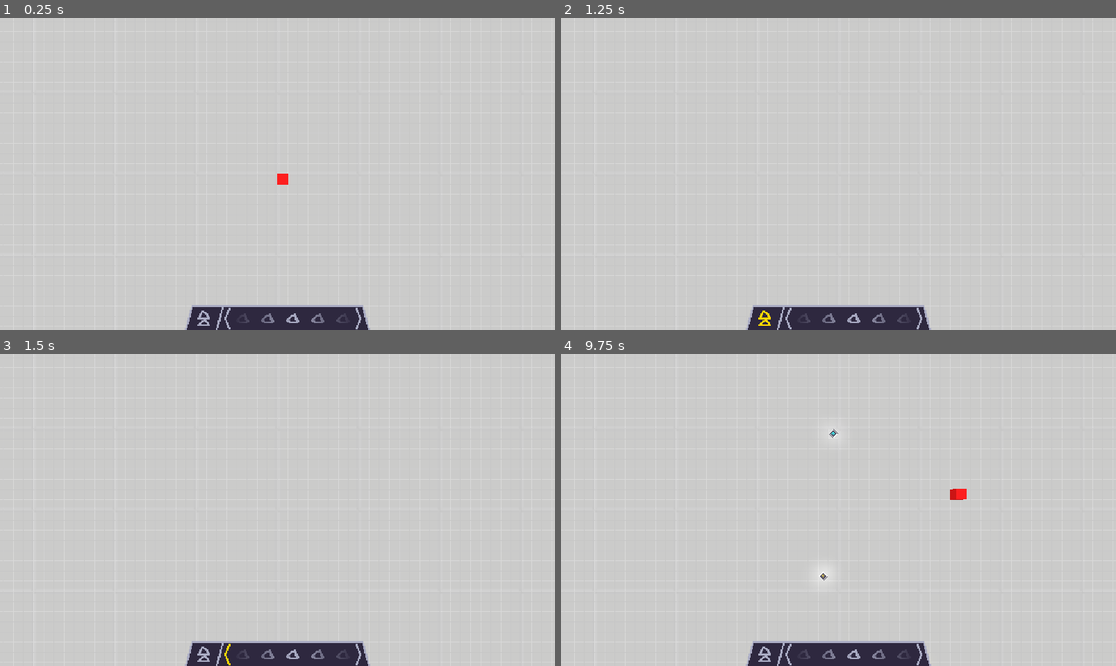
Above: before the commit, frames 1-4 (two rows, left to right).
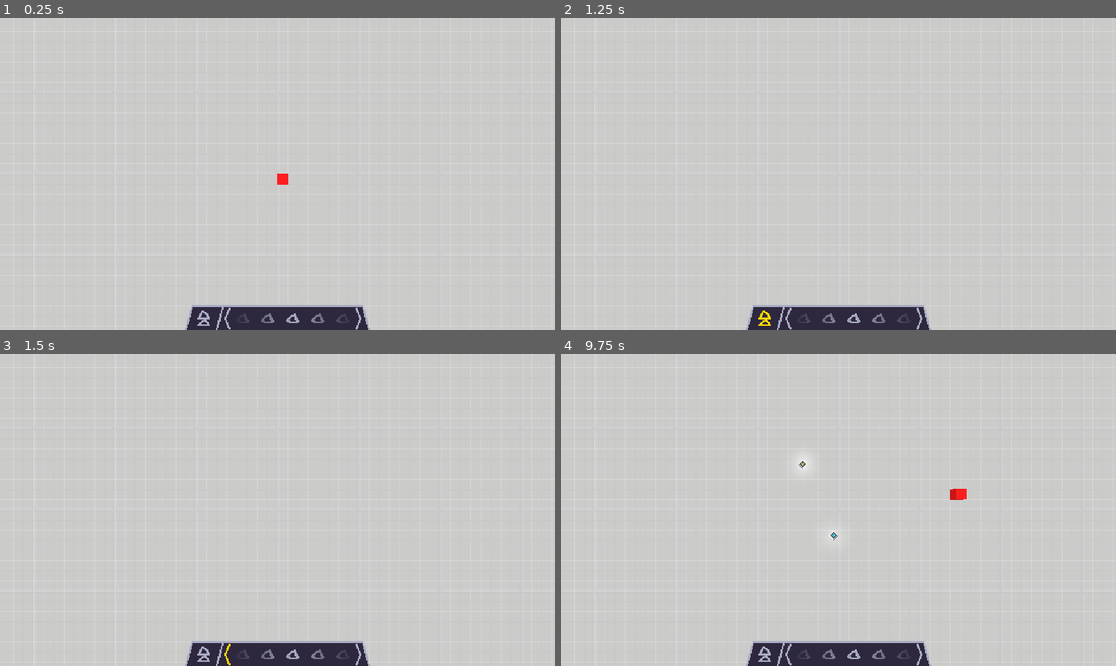
Above: after the commit, the same moments.

Repository: apia46/ThingDeliverer
Game: Godot game, scene res://scenes/game.tscn
Two runs of this game, one before a commit and one after it. Both use one fixed random seed, a clock stepped at 60 frames per second and the inputs below.
Inputs (mouse positions are in pixels of both pictures, inside the frame that each line leads up to):
- Up to frame 1 (0.25 s): no input
- Up to frame 2 (1.25 s): click (766, 317) at 0.5 s
- Up to frame 3 (1.5 s): click (227, 653) at 1.25 s
- Up to frame 4 (9.75 s): click (855, 653) at 2 s; click (921, 653) at 2.75 s; click (766, 653) at 3.5 s; click (788, 653) at 4.25 s; click (855, 653) at 5 s; click (921, 653) at 5.75 s; click (766, 653) at 6.5 s; click (788, 653) at 7.25 s; click (855, 653) at 8 s; click (921, 653) at 8.75 s; tap Enter at 9.5 s; move the mouse to (960, 494) at 9.52 s; tap F at 9.6 s; click (960, 494) at 9.67 s

Frames 1-2 are identical in both runs. In frame 4, 0.2% of the frame differs, in the area x 42-50%, y 24-73%.

Commit message:
paths drawn, though jankily
gjfdfgjhdfhjjh

Diff:
--- a/scenes/entityVisuals/beltCCW.tscn
+++ b/scenes/entityVisuals/beltCCW.tscn
@@ -10,6 +10,7 @@
 texture_filter = 2
 
 [sub_resource type="StandardMaterial3D" id="StandardMaterial3D_mi2a1"]
+resource_local_to_scene = true
 resource_name = "Material.002"
 cull_mode = 2
 albedo_color = Color(0.906332, 0.906332, 0.906332, 1)
@@ -43,6 +44,7 @@
 blend_shape_mode = 0
 
 [sub_resource type="ArrayMesh" id="ArrayMesh_3klop"]
+resource_local_to_scene = true
 resource_name = "belt_Cube_001"
 _surfaces = [{
 "aabb": AABB(-0.53125, -0.5, -0.4375, 0.96875, 0.193598, 0.96875),
@@ -75,3 +77,9 @@
 [node name="beltCCW" type="MeshInstance3D"]
 mesh = SubResource("ArrayMesh_3klop")
 skeleton = NodePath("")
+
+[node name="debugText" type="Label3D" parent="."]
+transform = Transform3D(-4.37114e-08, -1, 1.19249e-08, 0, 1.19249e-08, 1, -1, 4.37114e-08, -5.21253e-16, 0, 0, 0)
+visible = false
+text = "2"
+font_size = 128
--- a/scenes/entityVisuals/beltCW.tscn
+++ b/scenes/entityVisuals/beltCW.tscn
@@ -10,6 +10,7 @@
 texture_filter = 2
 
 [sub_resource type="StandardMaterial3D" id="StandardMaterial3D_g7ofx"]
+resource_local_to_scene = true
 resource_name = "Material.003"
 cull_mode = 2
 albedo_color = Color(0.906332, 0.906332, 0.906332, 1)
@@ -43,6 +44,7 @@
 blend_shape_mode = 0
 
 [sub_resource type="ArrayMesh" id="ArrayMesh_5dldg"]
+resource_local_to_scene = true
 resource_name = "belt_Cube_003"
 _surfaces = [{
 "aabb": AABB(-0.53125, -0.5, -0.53125, 0.96875, 0.193598, 0.96875),
@@ -75,3 +77,9 @@
 [node name="beltCW" type="MeshInstance3D"]
 mesh = SubResource("ArrayMesh_5dldg")
 skeleton = NodePath("")
+
+[node name="debugText" type="Label3D" parent="."]
+transform = Transform3D(-4.37114e-08, -1, 1.19249e-08, 0, 1.19249e-08, 1, -1, 4.37114e-08, -5.21253e-16, 0, 0, 0)
+visible = false
+text = "2"
+font_size = 128
--- a/scenes/entityVisuals/beltStraight.tscn
+++ b/scenes/entityVisuals/beltStraight.tscn
@@ -10,6 +10,7 @@
 texture_filter = 2
 
 [sub_resource type="StandardMaterial3D" id="StandardMaterial3D_123is"]
+resource_local_to_scene = true
 resource_name = "Material.004"
 cull_mode = 2
 albedo_color = Color(0.906332, 0.906332, 0.906332, 1)
@@ -43,6 +44,7 @@
 blend_shape_mode = 0
 
 [sub_resource type="ArrayMesh" id="ArrayMesh_vr4mt"]
+resource_local_to_scene = true
 resource_name = "belt_Cube_002"
 _surfaces = [{
 "aabb": AABB(-0.53125, -0.5, -0.4375, 1.0625, 0.193598, 0.875),
@@ -72,6 +74,12 @@
 blend_shape_mode = 0
 shadow_mesh = SubResource("ArrayMesh_m0dgb")
 
-[node name="mesh" type="MeshInstance3D"]
+[node name="beltStraight" type="MeshInstance3D"]
 mesh = SubResource("ArrayMesh_vr4mt")
 skeleton = NodePath("")
+
+[node name="debugText" type="Label3D" parent="."]
+transform = Transform3D(-4.37114e-08, -1, 1.19249e-08, 0, 1.19249e-08, 1, -1, 4.37114e-08, -5.21253e-16, 0, 0, 0)
+visible = false
+text = "2"
+font_size = 128
--- a/scripts/chunk.gd
+++ b/scripts/chunk.gd
@@ -29,7 +29,7 @@
 
 func removeEntity(pos:Vector2i, authority:=false) -> Entity:
 	var entity:Entity = entities.get(pos)
-	if authority or entity is not PopupThing and entities.erase(pos):
-		entity.unloadVisuals()
+	if authority or entity is not InputOutput and entities.erase(pos):
+		entity.delete()
 		return entity
 	return null
--- a/scripts/entities/belt.gd
+++ b/scripts/entities/belt.gd
@@ -5,28 +5,92 @@
 const BELT_CCW:PackedScene = preload("res://scenes/entityVisuals/beltCCW.tscn")
 const BELT_CW:PackedScene = preload("res://scenes/entityVisuals/beltCW.tscn")
 
-const YELLOW = Color(0xFFD800FF)
+const DEACTIVATED_COLOR = Color(0x0D063AFF)
+const ACTIVATED_COLOR = Color(0xFFD800FF)
+
+var pathPoint:PathPoint
+
+var currentlyDisplayedPreviousDirection:U.ROTATIONS
+var previousDirection:U.ROTATIONS
 
 func ready(visible) -> void:
 	super(visible)
+	checkPrevious(true)
 
-func loadVisuals(recurse:=true) -> void:
-	if visualInstance: visualInstance.queue_free()
-	if facingThis(getEntityRelative(U.rotate(Vector2i(-1,0), rotation), true)):
-		visualInstance = BELT_CCW.instantiate()
-	elif facingThis(getEntityRelative(U.rotate(Vector2i(1,0), rotation), true)):
-		visualInstance = BELT_CW.instantiate()
-	else: visualInstance = BELT_STRAIGHT.instantiate()
-	visualInstance.get_active_material(1).albedo_color = YELLOW
-	visualInstance.get_active_material(1).emission = YELLOW
-	if recurse: updateEntityVisuals(getEntityRelative(U.rotate(Vector2i(0,-1), rotation), true))
+func checkPrevious(isNew:bool=false) -> void:
+	var previousEntity:Entity = facingThis(getEntityRelative(U.rotate(Vector2i(-1,0), rotation), true))
+	previousDirection = U.ROTATIONS.LEFT
+	if !previousEntity:
+		previousEntity = facingThis(getEntityRelative(U.rotate(Vector2i(1,0), rotation), true))
+		previousDirection = U.ROTATIONS.RIGHT
+	if !previousEntity:
+		previousEntity = facingThis(getEntityRelative(U.rotate(Vector2i(0,1), rotation), true))
+		previousDirection = U.ROTATIONS.DOWN
+
+	if previousEntity:
+		var previousPathPoint:PathPoint = previousEntity.getPathPoint(positionAbsolute())
+		if previousPathPoint:
+			if pathPoint and pathPoint.isBefore(previousPathPoint): # path cuts itself off
+				pathPoint = null
+				updateNext()
+			elif !pathPoint or !pathPoint.isDirectlyAfter(previousPathPoint): # no updates needed if so
+				pathPoint = previousPathPoint.generateNext(previousEntity)
+				updateNext()
+		else:
+			if pathPoint:
+				pathPoint = null
+				updateNext()
+			else:
+				pathPoint = null
+				if isNew: updateNext()
+	else:
+		if pathPoint:
+			pathPoint = null
+			updateNext()
+		else:
+			pathPoint = null
+			if isNew: updateNext()
+
+	loadVisuals()
+
+# direction changes
+func loadVisuals() -> void:
+	#print(str(!visualInstance) + str(currentlyDisplayedPreviousDirection) + str(previousDirection))
+	var changingInstance:bool = !visualInstance or currentlyDisplayedPreviousDirection != previousDirection
+	if changingInstance:
+		if visualInstance: visualInstance.queue_free()
+		match previousDirection:
+			U.ROTATIONS.LEFT:
+				visualInstance = BELT_CCW.instantiate()
+			U.ROTATIONS.RIGHT:
+				visualInstance = BELT_CW.instantiate()
+			_:
+				visualInstance = BELT_STRAIGHT.instantiate()
+
+	if pathPoint and pathPoint.complete:
+		visualInstance.get_active_material(1).albedo_color = ACTIVATED_COLOR
+		visualInstance.get_active_material(1).emission = ACTIVATED_COLOR
+	else:
+		visualInstance.get_active_material(1).albedo_color = DEACTIVATED_COLOR
+		visualInstance.get_active_material(1).emission = DEACTIVATED_COLOR
+
+	if game.isDebug:
+		visualInstance.get_node("debugText").visible = !!pathPoint
+		if pathPoint: visualInstance.get_node("debugText").text = str(pathPoint.path) + "-" + str(pathPoint.point)
+
+	if changingInstance: super()
+	currentlyDisplayedPreviousDirection = previousDirection
+
+func delete() -> void:
+	if pathPoint: pathPoint.previousEntity.getPathPoint(positionAbsolute()).pathUncomplete(pathPoint.previousEntity)
+	updateNext()
 	super()
 
-func unloadVisuals() -> void:
-	updateEntityVisuals(getEntityRelative(U.rotate(Vector2i(0,-1), rotation), true))
-	super()
+func facingThis(entity:Entity) -> Entity: # TODO:refactor
+	if !entity: return null
+	scene.newDebugVisual(entity.positionAbsolute() + U.rotate(Vector2i(0,-1), entity.rotation), Color(0, 1, 0.4))
+	return entity if entity.positionAbsolute() + U.rotate(Vector2i(0,-1), entity.rotation) == positionAbsolute() and entity is Belt or entity is Inputter else null
 
-func facingThis(entity:Entity) -> bool:
-	if !entity: return false
-	scene.newDebugVisual(entity.positionAbsolute() + U.rotate(Vector2i(0,-1), entity.rotation), Color(0, 1, 0.4))
-	return entity.positionAbsolute() + U.rotate(Vector2i(0,-1), entity.rotation) == positionAbsolute() and entity is Belt or entity is Inputter
+func updateNext():
+	var next:Entity = getEntityRelative(U.rotate(Vector2i(0,-1), rotation), true)
+	if next is Belt or next is Outputter: next.checkPrevious()
--- a/scripts/entities/entity.gd
+++ b/scripts/entities/entity.gd
@@ -19,7 +19,10 @@
 func ready(visible:bool) -> void:
 	if visible: loadVisuals()
 
-func loadVisuals(_recurse:=true) -> void:
+func delete() -> void:
+	unloadVisuals()
+
+func loadVisuals() -> void:
 	if visualInstance:
 		visualInstance.position = U.fxz(position) + U.v3(0.5)
 		visualInstance.rotation.y = U.rotToRad(rotation)
@@ -37,4 +40,6 @@
 
 func positionAbsolute() -> Vector2i: return position + chunk.chunkPos*Scene.CHUNK_SIZE
 
-static func updateEntityVisuals(entity:Entity) -> void: if entity: entity.loadVisuals(false)
+static func updateEntityVisuals(entity:Entity) -> void: if entity: entity.loadVisuals()
+
+func getPathPoint(_pos:Vector2i) -> PathPoint: return self.pathPoint # jank
--- a/scripts/entities/popupThing.gd
+++ b/scripts/entities/inputOutput.gd
@@ -1,5 +1,7 @@
 extends Entity
-class_name PopupThing
+class_name InputOutput
+
+var pathPoint:PathPoint
 
 func ready(visible:bool) -> void:
 	game.addRunningTimer(1, setHeight)
--- a/scripts/entities/inputter.gd
+++ b/scripts/entities/inputter.gd
@@ -1,7 +1,7 @@
-extends PopupThing
+extends InputOutput
 class_name Inputter
 
-func loadVisuals(_recurse:=true):
+func loadVisuals():
 	if visualInstance: visualInstance.queue_free()
 	visualInstance = preload("res://scenes/entityVisuals/input.tscn").instantiate()
 	super()
--- a/scripts/entities/outputter.gd
+++ b/scripts/entities/outputter.gd
@@ -1,7 +1,21 @@
-extends PopupThing
+extends InputOutput
 class_name Outputter
 
-func loadVisuals(_recurse:=true):
+func loadVisuals():
 	if visualInstance: visualInstance.queue_free()
 	visualInstance = preload("res://scenes/entityVisuals/output.tscn").instantiate()
 	super()
+
+func checkPrevious():
+	var previousEntity:Entity = facingThis(getEntityRelative(U.rotate(Vector2i(0,-1), rotation), true))
+	if previousEntity:
+		var previousPathPoint:PathPoint = previousEntity.getPathPoint(positionAbsolute())
+		if previousPathPoint and pathPoint.isDirectlyAfter(previousPathPoint):
+			pathPoint.previousEntity = previousEntity
+			pathPoint.pathComplete(self)
+
+
+func facingThis(entity:Entity) -> Entity: # TODO:refactor
+	if !entity: return null
+	scene.newDebugVisual(entity.positionAbsolute() + U.rotate(Vector2i(0,-1), entity.rotation), Color(0, 1, 0.4))
+	return entity if entity.positionAbsolute() + U.rotate(Vector2i(0,-1), entity.rotation) == positionAbsolute() and entity is Belt or entity is Inputter else null
--- a/scripts/game.gd
+++ b/scripts/game.gd
@@ -12,6 +12,10 @@
 var currentRotation:U.ROTATIONS = U.ROTATIONS.UP
 
 var timers:Array[Timer] = []
+
+var paths:int = 0
+
+var isDebug:bool = false
 
 func _ready() -> void:
 	updateCamera()
@@ -35,7 +39,7 @@
 			$"camera".position -= U.fxz(event.relative) * intendedCameraHeight * 0.00237
 			updateCamera()
 		elif Input.is_mouse_button_pressed(MOUSE_BUTTON_LEFT):
-			placeEntity(Belt, cursorPosition)
+			placeEntity(Belt, cursorPosition, currentRotation)
 		elif Input.is_mouse_button_pressed(MOUSE_BUTTON_RIGHT):
 			deleteEntity()
 	elif event is InputEventMouseButton:
@@ -51,7 +55,7 @@
 						upperCameraHeight *= 1.25
 						updateCamera()
 				MOUSE_BUTTON_LEFT:
-					placeEntity(Belt, cursorPosition)
+					placeEntity(Belt, cursorPosition, currentRotation)
 				MOUSE_BUTTON_RIGHT:
 					deleteEntity()
 	elif event is InputEventKey:
@@ -60,6 +64,7 @@
 				KEY_E: currentRotation = U.r90(currentRotation)
 				KEY_Q: currentRotation = U.r270(currentRotation)
 				KEY_F: newInputOutputs()
+				KEY_F3: isDebug = !isDebug
 
 func updateCamera() -> void:
 	var intendedEffectiveScreenSize:Vector2 = Vector2(upperCameraHeight * 2.728273735, upperCameraHeight * 1.534653976)
@@ -77,19 +82,24 @@
 func getEntity(pos:Vector2i) -> Entity:
 	return $"scene".getChunk(floor(Vector2(pos) / Scene.CHUNK_SIZE)).entities.get(U.v2iposmod(pos, Scene.CHUNK_SIZE))
 
-func placeEntity(type:Variant, pos:Vector2i, authority:=false) -> void:
-	$"scene".getChunk(floor(Vector2(pos) / Scene.CHUNK_SIZE)).newEntity(type, U.v2iposmod(pos, Scene.CHUNK_SIZE), currentRotation, authority)
+func placeEntity(type:Variant, pos:Vector2i, rot:U.ROTATIONS, authority:=false) -> Entity:
+	return $"scene".getChunk(floor(Vector2(pos) / Scene.CHUNK_SIZE)).newEntity(type, U.v2iposmod(pos, Scene.CHUNK_SIZE), rot, authority)
 
 func deleteEntity(authority:=false) -> void:
 	$"scene".getChunk(floor(Vector2(cursorPosition) / Scene.CHUNK_SIZE)).removeEntity(U.v2iposmod(cursorPosition, Scene.CHUNK_SIZE), authority)
 
 func newInputOutputs() -> void:
-	var inputPos:Vector2i = Vector2i(randi_range(-8, 8), randi_range(-8, 8))
-	while getEntity(inputPos): inputPos = Vector2i(randi_range(-8, 8), randi_range(-8, 8))
-	placeEntity(Inputter, inputPos, true)
-	var outputPos:Vector2i = Vector2i(randi_range(-8, 8), randi_range(-8, 8))
-	while getEntity(outputPos): outputPos = Vector2i(randi_range(-8, 8), randi_range(-8, 8))
-	placeEntity(Outputter, outputPos, true)
+	var inputPos:Vector2i = Vector2i(randi_range(-8, 7), randi_range(-8, 7))
+	while getEntity(inputPos): inputPos = Vector2i(randi_range(-8, 7), randi_range(-8, 7))
+	var input:Inputter = placeEntity(Inputter, inputPos, randi_range(0, 3), true)
+	input.pathPoint = PathPoint.new(paths, 0)
+
+	var outputPos:Vector2i = Vector2i(randi_range(-8, 7), randi_range(-8, 7))
+	while getEntity(outputPos): outputPos = Vector2i(randi_range(-8, 7), randi_range(-8, 7))
+	var output:Outputter = placeEntity(Outputter, outputPos, randi_range(0, 3), true)
+	output.pathPoint = PathPoint.new(paths, -1)
+
+	paths += 1
 
 func addRunningTimer(time:float, running:Callable):
 	var timer = RunningTimer.new()
--- /dev/null
+++ b/scripts/pathPoint.gd
@@ -0,0 +1,31 @@
+extends RefCounted
+class_name PathPoint
+
+var path:int
+var point:int
+var complete:bool=false
+var previousEntity:Entity
+
+func _init(_path:int, _point:int, _previousEntity:Entity=null):
+	path = _path
+	point = _point
+	previousEntity = _previousEntity
+
+func generateNext(entity:Entity) -> PathPoint:
+	return PathPoint.new(path, point + 1, entity)
+
+func isDirectlyAfter(candidatePrevious:PathPoint) -> bool:
+	return candidatePrevious and path == candidatePrevious.path and (point == candidatePrevious.point+1 or point == -1) # outputs are at -1
+
+func isBefore(candidateAfter:PathPoint) -> bool:
+	return candidateAfter and path == candidateAfter.path and point < candidateAfter.point
+
+func pathComplete(thisEntity:Entity): # such a hack
+	complete = true
+	thisEntity.loadVisuals()
+	if previousEntity: previousEntity.getPathPoint(thisEntity.positionAbsolute()).pathComplete(previousEntity)
+
+func pathUncomplete(thisEntity:Entity):
+	complete = false
+	thisEntity.loadVisuals()
+	if previousEntity: previousEntity.getPathPoint(thisEntity.positionAbsolute()).pathUncomplete(previousEntity)
--- a/scripts/scene.gd
+++ b/scripts/scene.gd
@@ -25,7 +25,7 @@
 	return chunks[chunkPositions.find(chunkPos)]
 
 func newDebugVisual(pos:Vector2i, color:Color) -> void:
-	@warning_ignore("unreachable_code") return
+	if !game.isDebug: return
 	var visual:MeshInstance3D = DEBUG_VISUAL.instantiate()
 	add_child(visual)
 	visual.position = U.fxz(pos) + U.v3(0.5)
Renamed: scripts/entities/popupThing.gd.uid -> scripts/entities/inputOutput.gd.uid
Not shown, added: scripts/pathPoint.gd.uid
